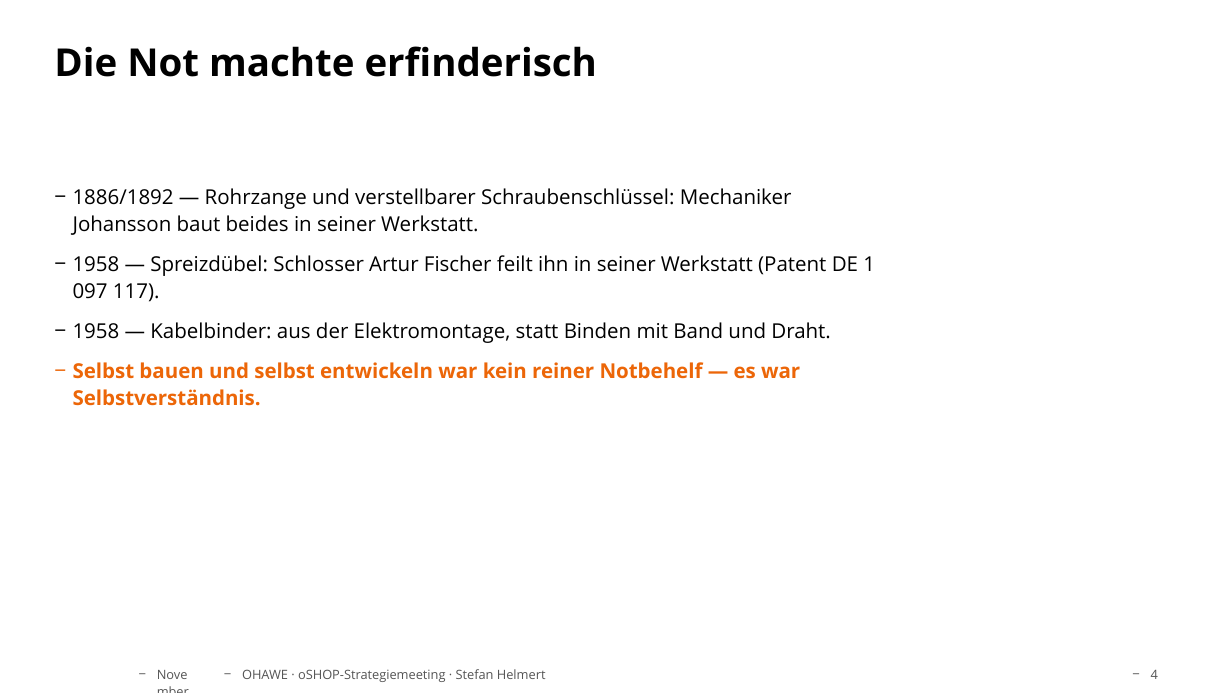
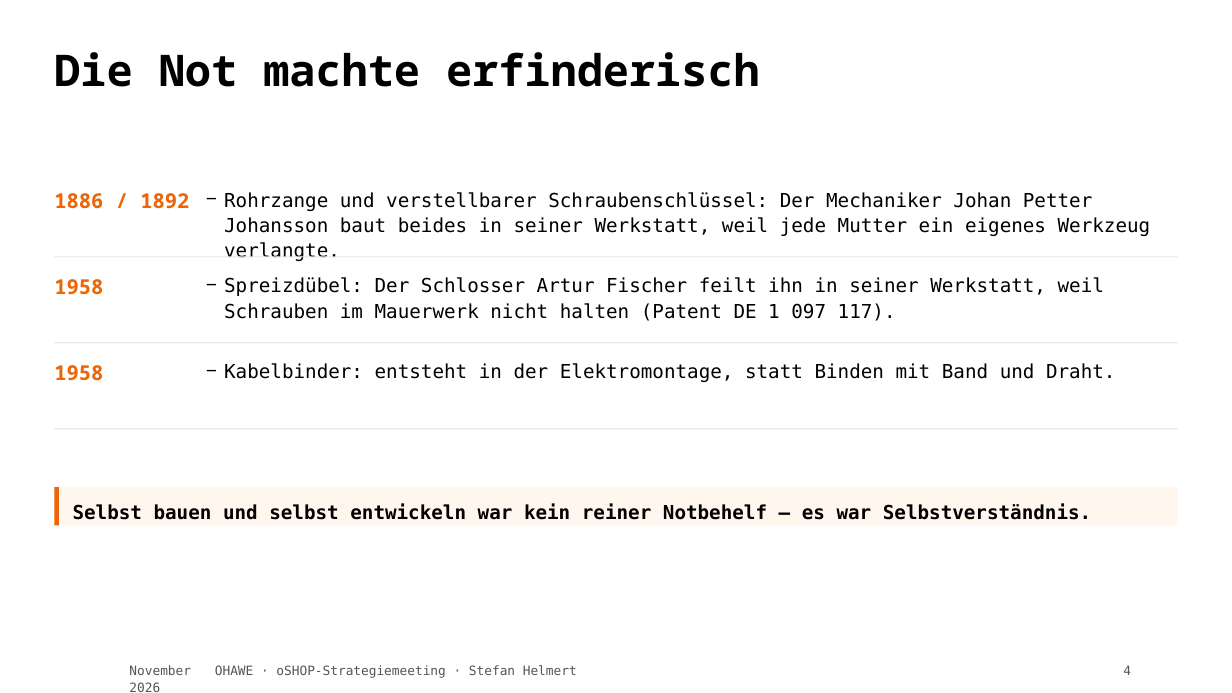
Before and after one commit to TheTesla/slides-oshop-strategieemeeting-ohawe, a slide deck: slide 4 of ohawe-strategie.pptx. Drawn at 1232x693 pixels with LibreOffice and Linux fonts; fonts in the diff are those of the drawing; background and template pictures are left out. Boxes give left, top, right and bottom in pixels: in the first picture for what was removed or moved away, otherwise in the second. Text is boxed around its words. In the diff, an @@ line names an element or a change of style, - is before the commit and + after.

Commit message:
Fußzeile sitzt in beiden Fassungen gleich tief; PPTX wieder gestaltet statt reiner Listen
- Reveal-Druck: Folie als feste Seite, Fußzeile absolut 34px über der Unterkante,
  Inhaltsabstand 104px. Vorher wanderte die Fußzeile mit der Textmenge.
- Titelfolie: Metazeile auf dieselbe Höhe gesetzt, damit der Abstand überall stimmt.
- PPTX neu aufgebaut: Karten, Kennzahlen, Zitatbalken und Bildreihen wie in der
  HTML-Fassung, Typografie/Farben aus dem Master (LM Mono, LM Mono Caps, Orange).
- LM Mono installiert und in die PPTX eingebettet; Aufzählungsstriche aus dem
  Master-Textstil, Titel/Fußzeilen ohne Strich.
- Fußzeile in der PPTX auf den Master-Koordinaten, rechts vom Logo.

```diff
--- a/ohawe-strategie.pptx
+++ b/ohawe-strategie.pptx
@@ text "Die Not machte erfinderisch" at [54,52,760,87]: size 30 to 34 pt, font Open Sans to Noto Sans Mono; line spacing 1 to 1.1; more space between paragraphs @@
@@ text added at [54,193,189,209], 16 pt, text #EC6608, bold @@
+1886 / 1892
@@ text removed at [73,188,875,406] @@
-− 1886/1892 — Rohrzange und verstellbarer Schraubenschlüssel: Mechaniker Johansson baut beides in seiner Werkstatt.
-− 1958 — Spreizdübel: Schlosser Artur Fischer feilt ihn in seiner Werkstatt (Patent DE 1 097 117).
-− 1958 — Kabelbinder: aus der Elektromontage, statt Binden mit Band und Draht.
-− Selbst bauen und selbst entwickeln war kein reiner Notbehelf — es war Selbstverständnis.
@@ text added at [224,192,1151,261], 15 pt, text #000000 @@
+− Rohrzange und verstellbarer Schraubenschlüssel: Der Mechaniker Johan Petter Johansson baut beides in seiner Werkstatt, weil jede Mutter ein eigenes Werkzeug verlangte.
@@ rectangle added at [55,256,1178,257], fill #E6E6E6 @@
@@ text added at [54,279,103,295], 16 pt, text #EC6608, bold @@
+1958
@@ text added at [224,277,1104,321], 15 pt, text #000000 @@
+− Spreizdübel: Der Schlosser Artur Fischer feilt ihn in seiner Werkstatt, weil Schrauben im Mauerwerk nicht halten (Patent DE 1 097 117).
@@ rectangle added at [55,342,1178,343], fill #E6E6E6 @@
@@ text added at [54,365,103,381], 16 pt, text #EC6608, bold @@
+1958
@@ text added at [224,363,1115,382], 15 pt, text #000000 @@
+− Kabelbinder: entsteht in der Elektromontage, statt Binden mit Band und Draht.
@@ rectangle added at [55,428,1178,429], fill #E6E6E6 @@
@@ rectangle added at [55,487,1178,526], fill #FFF6EE @@
@@ rectangle added at [55,487,59,526], fill #EC6608 @@
@@ text added at [73,504,1091,520], 15 pt, text #000000, bold @@
+Selbst bauen und selbst entwickeln war kein reiner Notbehelf — es war Selbstverständnis.
@@ font Open Sans to DejaVu Sans Mono; bullet − to none; less space between paragraphs in 3 elements at [129,665,191,692], [1123,665,1131,675], [215,665,577,678] @@
```
Also in this commit, not shown: 10 other slides changed, 4 other files.
